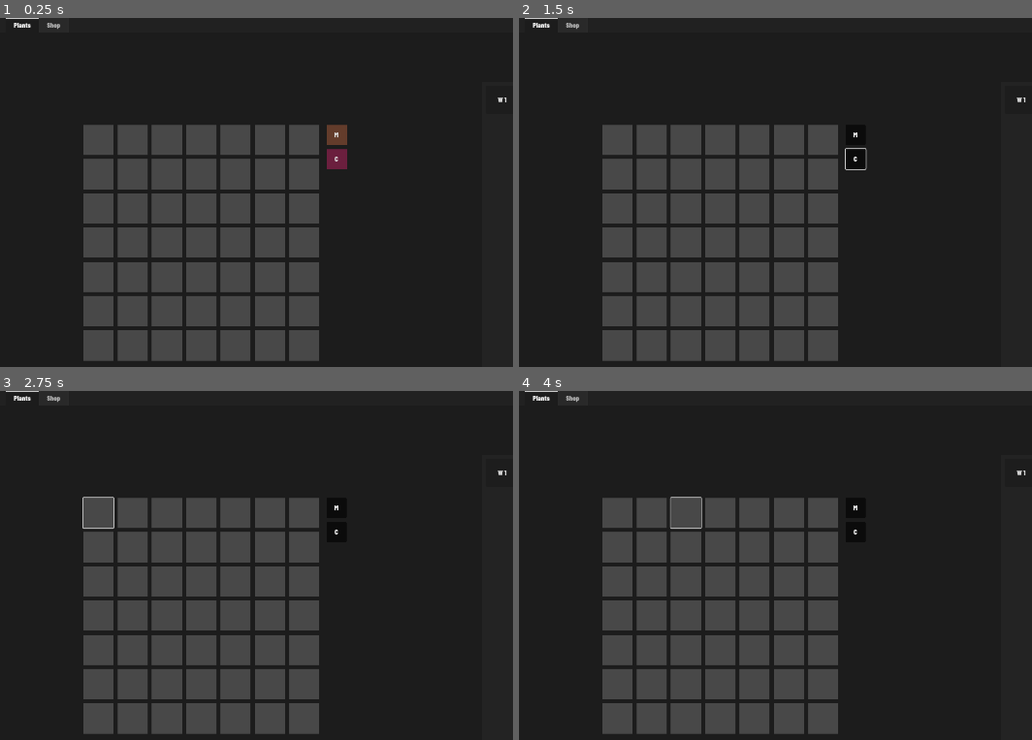
Above: before the commit, frames 1-4 (two rows, left to right).
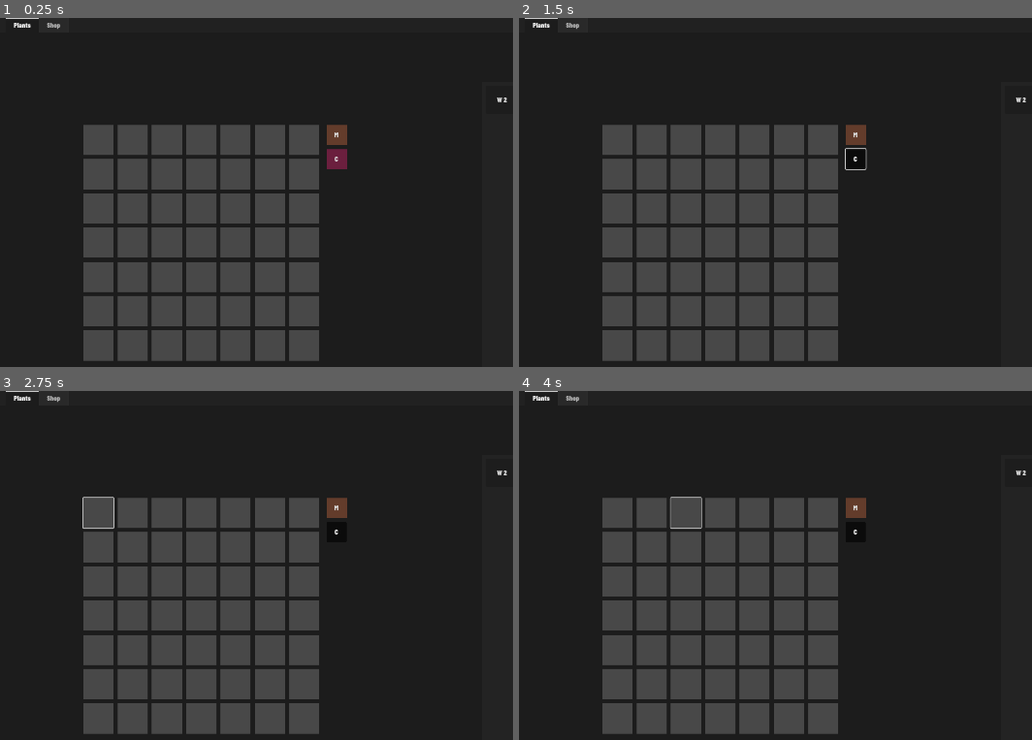
Above: after the commit, the same moments.

Repository: tylercchase/agricraft_godot
Game: Godot game, scene res://src/main.tscn
Two runs of this game, one before a commit and one after it. Both use one fixed random seed, a clock stepped at 60 frames per second and the inputs below. The engine's default icon, where the game draws it, is replaced by a stand-in: a white triangle on a blue panel in a dark square.
Inputs (mouse positions are in pixels of both pictures, inside the frame that each line leads up to):
- Up to frame 1 (0.25 s): no input
- Up to frame 2 (1.5 s): click "M" at 0.5 s; click "C" at 1.25 s
- Up to frame 3 (2.75 s): click (97, 513) at 2 s
- Up to frame 4 (4 s): click (652, 513) at 2.75 s; click (688, 513) at 3.5 s

The runs differ from the first frame. In frame 1, less than 0.1% of the frame differs, in the area x 96-99%, y 22-25%; in frame 2, 0.2%, in the area x 63-99%, y 22-37%; in frame 3, 0.2%; in frame 4, 0.2%.

Commit message:
feat: side buttons work now

Diff:
--- a/src/main.tscn
+++ b/src/main.tscn
@@ -245,12 +245,13 @@
 layout_mode = 2
 metadata/_tab_index = 1
 
-[node name="InteractionManager" type="Node" parent="." node_paths=PackedStringArray("plant_grid_container", "plant_manager", "inventory_manager", "mutation_button")]
+[node name="InteractionManager" type="Node" parent="." node_paths=PackedStringArray("plant_grid_container", "plant_manager", "inventory_manager", "mutation_button", "clear_button")]
 script = ExtResource("4_3cfgd")
 plant_grid_container = NodePath("../TabContainer/Plants/VBoxContainer/PlantGridContainer")
 plant_manager = NodePath("../PlantManager")
 inventory_manager = NodePath("../InventoryManager")
 mutation_button = NodePath("../TabContainer/Plants/VBoxContainer/CenterContainer2/MarginContainer/HBoxContainer/MutationButton")
+clear_button = NodePath("../TabContainer/Plants/VBoxContainer/CenterContainer2/MarginContainer/HBoxContainer/ClearButton")
 
 [node name="PlantGrowthManager" type="Node" parent="." node_paths=PackedStringArray("plant_grid_container", "plant_manager")]
 script = ExtResource("5_fyndt")
--- a/src/managers/interaction_manager.gd
+++ b/src/managers/interaction_manager.gd
@@ -24,24 +24,41 @@
     Events.square_clicked.connect(_on_square_clicked)
     Events.set_selected_item.connect(set_active_item)
     # plant_manager.plant_crop(load("res://src/plant/resources/wheat.tres"), id)
+    mutation_button.pressed.connect(toggle_mode.bind(Mode.TRELLIS))
+    clear_button.pressed.connect(toggle_mode.bind(Mode.REMOVE))
 
-
-
+func toggle_mode(mode: Mode):
+    if mode == current_mode:
+        Events.emit_interaction_mode_changed(Mode.NONE)
+    else:
+        Events.emit_interaction_mode_changed(mode)
 
 func set_active_item(selected: InventoryManager.ItemSlot):
     selected_item = selected
     if selected:
         current_mode = Mode.NONE
+        mutation_button.button_pressed = false
+        clear_button.button_pressed = false
 
 
 func _on_interaction_mode_changed(mode: Mode):
+    if selected_item && current_mode != mode:
+        Events.emit_set_selected_item(null)
+    if mode == Mode.REMOVE:
+        clear_button.button_pressed = true
+        mutation_button.button_pressed = false
+    if mode == Mode.TRELLIS:
+        mutation_button.button_pressed = true
+        clear_button.button_pressed = false
     current_mode = mode
+    # bad way, but works for now
+    # hopefully won't have more interactions
 
 
 func _on_square_clicked(id):
-
+    print(current_mode)
     if selected_item:
-        if selected_item.item is Plant:
+        if selected_item.item is Plant && !plant_grid_container.boxes[id].is_occupied():
             plant_manager.plant_crop(selected_item.item, id)
             inventory_manager.remove_item(selected_item.id, 1)
         else:
@@ -50,6 +67,11 @@
             # right now it's just too hard to tell what's going on
             Events.emit_selected_item(null)
             plant_manager.harvest_crop(id)
+    elif current_mode == Mode.TRELLIS:
+        print('doing thing')
+        plant_manager.setup_trellis(id)
+    elif current_mode == Mode.REMOVE:
+        plant_manager.clear_space(id)
     else:
         plant_manager.harvest_crop(id)
     #trellis code later, needs some work
--- a/src/managers/inventory_manager.gd
+++ b/src/managers/inventory_manager.gd
@@ -17,6 +17,7 @@
 func _ready() -> void:
 
     # add a starting out seed for now
+    add_item(ResourceLoader.load('res://src/plant/resources/wheat.tres'))
     add_item(ResourceLoader.load('res://src/plant/resources/wheat.tres'))
 
     Events.set_selected_item.connect(_on_selected_item)
